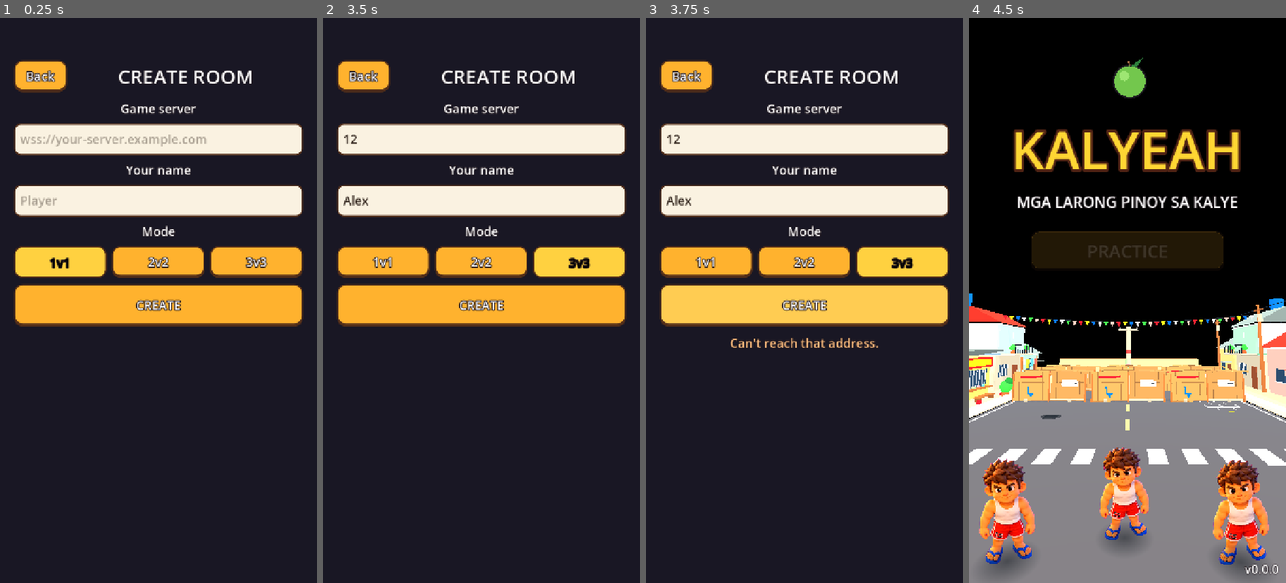
Above: before the commit, frames 1-4 (left to right).
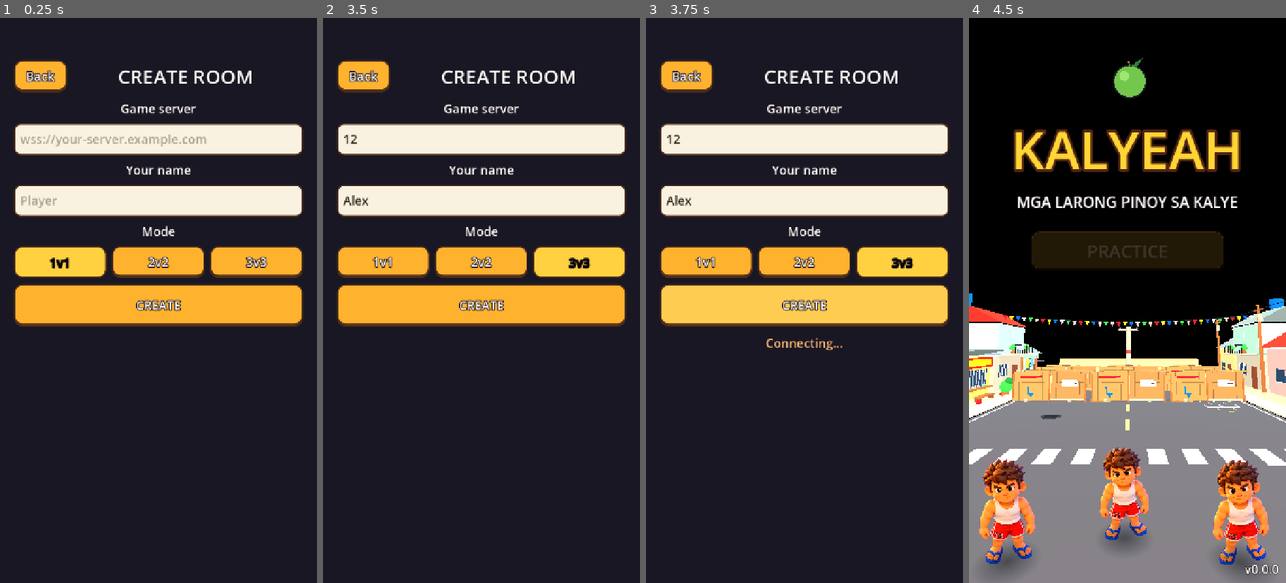
Above: after the commit, the same moments.

Repository: earl-gh/bayabas
Game: Godot game, scene res://scenes/ui/lobby.tscn
Same seed, same stepped clock (60 frames per second), same inputs: the game is played once before the commit and once after it. This scene is started directly instead of the project's main scene.
Inputs (mouse positions are in pixels of both pictures, inside the frame that each line leads up to):
- Up to frame 1 (0.25 s): no input
- Up to frame 2 (3.5 s): click (481, 136) at 0.52 s; type "12" at 0.6 s; click (481, 198) at 0.75 s; type "Alex" at 0.83 s; click "1v1" at 1.25 s; click "2v2" at 2 s; click "3v3" at 2.75 s
- Up to frame 3 (3.75 s): click "CREATE" at 3.5 s
- Up to frame 4 (4.5 s): click "Back" at 4.25 s

Frames 1-2 are identical in both runs. In frame 3, 0.4% of the frame differs, in the area x 26-74%, y 56-59%; in frame 4, nothing differs.

Commit message:
fix(hud): hold one skill at a time; respawn countdown and button at the bottom
Co-Authored-By: Claude Sonnet 5.5 <noreply@anthropic.com>
Claude-Session: https://claude.ai/code/session_01Vpde5vHZTWw1h4wGUTJzwu

Diff:
--- a/scripts/ui/aim_button.gd
+++ b/scripts/ui/aim_button.gd
@@ -40,7 +40,7 @@
 	if event is InputEventScreenTouch:
 		var touch: InputEventScreenTouch = event as InputEventScreenTouch
 		if touch.pressed:
-			if _pointer == NO_POINTER and not locked and _hit(touch.position):
+			if _pointer == NO_POINTER and can_press() and _hit(touch.position):
 				_pointer = touch.index
 				_begin(touch.position)
 		elif touch.index == _pointer:
@@ -55,7 +55,7 @@
 		if click.device == InputEvent.DEVICE_ID_EMULATION or click.button_index != MOUSE_BUTTON_LEFT:
 			return
 		if click.pressed:
-			if _pointer == NO_POINTER and not locked and _hit(click.position):
+			if _pointer == NO_POINTER and can_press() and _hit(click.position):
 				_pointer = MOUSE_POINTER
 				_begin(click.position)
 		elif _pointer == MOUSE_POINTER:
@@ -68,6 +68,7 @@
 
 
 func _begin(viewport_position: Vector2) -> void:
+	TouchButton.holder = self
 	aiming = true
 	aim = Vector2.ZERO
 	over_cancel = false
@@ -89,6 +90,8 @@
 
 
 func _finish(cancelled: bool) -> void:
+	if TouchButton.holder == self:
+		TouchButton.holder = null
 	_pointer = NO_POINTER
 	aiming = false
 	var released_aim: Vector2 = aim
--- a/scripts/ui/hud/match_hud.gd
+++ b/scripts/ui/hud/match_hud.gd
@@ -83,6 +83,13 @@
 	respawn_label.visible = not player.alive
 	respawn_label.text = "RESPAWN IN %d" % ceili(player.respawn_time_left)
 	swap_button.visible = not player.alive and not pick_open
+	# while you wait to respawn the controls are hidden so the countdown and button sit alone at the bottom
+	joystick.visible = player.alive
+	dash_button.visible = player.alive
+	bookmark_button.visible = player.alive
+	ball_button.visible = player.alive
+	for button: AimButton in weapon_buttons:
+		button.visible = player.alive
 	# disabled while on cooldown too: no pressing or precasting until ready
 	dash_button.set_locked(player.death_delay or player.dash_cooldown_left > 0.0)
 	bookmark_button.set_locked(player.death_delay or not player.bookmark_ready())
@@ -154,9 +161,10 @@
 	_place(joystick, Vector4(0, 0.45, 0.5, 1), Vector4.ZERO)
 	joystick.mouse_filter = Control.MOUSE_FILTER_IGNORE
 	add_child(joystick)
-	respawn_label = _pill_label("", 48, Vector4(0.5, 0.5, 0.5, 0.5), Vector4(-260, -40, 260, 40))
-	delay_label = _pill_label(DOWN_TEXT, 28, Vector4(0, 0, 1, 0), Vector4(70, 236, -70, 330))
-	swap_button = _button("CHANGE WEAPONS", 30, Vector4(0.5, 0.5, 0.5, 0.5), Vector4(-160, 60, 160, 148))
+	respawn_label = _pill_label("", 44, Vector4(0.5, 1, 0.5, 1), Vector4(-170, -250, 170, -170))
+	delay_label = _pill_label(DOWN_TEXT, 26, Vector4(0, 0, 1, 0), Vector4(70, 236, -70, 350))
+	delay_label.autowrap_mode = TextServer.AUTOWRAP_WORD_SMART
+	swap_button = _button("CHANGE WEAPONS", 28, Vector4(0.5, 1, 0.5, 1), Vector4(-170, -150, 170, -62))
 	swap_button.visible = false
 	swap_button.pressed.connect(swap_pressed.emit)
 	cancel_zone = _build_cancel_zone()
--- a/scripts/ui/touch_button.gd
+++ b/scripts/ui/touch_button.gd
@@ -5,6 +5,10 @@
 ## Also reacts to the real mouse; ignores mouse events emulated from touch.
 
 signal pressed
+
+## The skill button a finger is holding right now (drag-to-aim), if any: while it is held no
+## other skill button can be pressed.
+static var holder: TouchButton = null
 
 const READY_COLOR: Color = Color(0.14, 0.12, 0.2, 0.7)
 const SHADOW_COLOR: Color = Color(0.0, 0.0, 0.0, 0.35)
@@ -78,6 +82,16 @@
 		queue_redraw()
 
 
+## False while locked, or while a different skill button is being held.
+func can_press() -> bool:
+	return not locked and (holder == null or holder == self)
+
+
+func _exit_tree() -> void:
+	if holder == self:
+		holder = null
+
+
 func set_locked(value: bool) -> void:
 	if value != locked:
 		locked = value
@@ -88,7 +102,7 @@
 	if event is InputEventScreenTouch:
 		var touch: InputEventScreenTouch = event as InputEventScreenTouch
 		if touch.pressed:
-			if _pointer == NO_POINTER and not locked and _hit(touch.position):
+			if _pointer == NO_POINTER and can_press() and _hit(touch.position):
 				_pointer = touch.index
 				pressed.emit()
 		elif touch.index == _pointer:
@@ -98,7 +112,7 @@
 		if click.device == InputEvent.DEVICE_ID_EMULATION or click.button_index != MOUSE_BUTTON_LEFT:
 			return
 		if click.pressed:
-			if _pointer == NO_POINTER and not locked and _hit(click.position):
+			if _pointer == NO_POINTER and can_press() and _hit(click.position):
 				_pointer = MOUSE_POINTER
 				pressed.emit()
 		elif _pointer == MOUSE_POINTER:
--- a/scripts/view/match_input.gd
+++ b/scripts/view/match_input.gd
@@ -72,6 +72,9 @@
 	pending_buttons = 0
 	var aim: Vector2 = Vector2.ZERO
 	var cancel: bool = false
+	# holding one skill locks the others: no Dash or Bookmark in the middle of an aim
+	if touch_held.has(true) or key_held.has(true):
+		buttons &= ~(PlayerInput.BTN_DASH | PlayerInput.BTN_BOOKMARK)
 	for slot: int in SLOTS:
 		var bit: int = AIM_BITS[slot]
 		var key: bool = LocalInput.weapon_key_held(slot) and not touch_held[slot] and not _release_pending[slot]
--- a/tests/unit/test_local_input.gd
+++ b/tests/unit/test_local_input.gd
@@ -46,3 +46,34 @@
 	assert_eq(button.cooldown_fraction, 0.0)
 	button.set_cooldown(9.0, 8.0)
 	assert_eq(button.cooldown_fraction, 1.0)
+
+
+func test_holding_one_skill_button_locks_every_other_one() -> void:
+	var held: AimButton = autofree(AimButton.new()) as AimButton
+	var other: AimButton = autofree(AimButton.new()) as AimButton
+	var dash: TouchButton = autofree(TouchButton.new()) as TouchButton
+	add_child(held)
+	add_child(other)
+	add_child(dash)
+	assert_true(other.can_press())
+	held._begin(Vector2.ZERO)
+	assert_true(held.can_press(), "the held button itself stays usable")
+	assert_false(other.can_press(), "no second weapon")
+	assert_false(dash.can_press(), "no dash or mark either")
+	held._finish(false)
+	assert_true(other.can_press(), "free again after the release")
+	assert_true(dash.can_press())
+
+
+func test_dash_and_mark_are_dropped_while_a_skill_is_held() -> void:
+	var input: MatchInput = MatchInput.new()
+	input.aim_started(0)
+	input.press_skill(PlayerInput.BTN_DASH)
+	var built: PlayerInput = input.build(false, func(_slot: int) -> Vector2: return Vector2.ZERO, 1)
+	assert_eq(built.buttons & PlayerInput.BTN_DASH, 0, "dash ignored while holding")
+	assert_ne(built.buttons & PlayerInput.BTN_WEAPON_1, 0, "the held weapon is still sent")
+	input.aim_released(Vector2.ZERO, false, 0)
+	input.build(false, func(_slot: int) -> Vector2: return Vector2.ZERO, 2)
+	input.press_skill(PlayerInput.BTN_DASH)
+	built = input.build(false, func(_slot: int) -> Vector2: return Vector2.ZERO, 3)
+	assert_ne(built.buttons & PlayerInput.BTN_DASH, 0, "dash works again after the release")
Not shown, changed: docs/GDD.md
